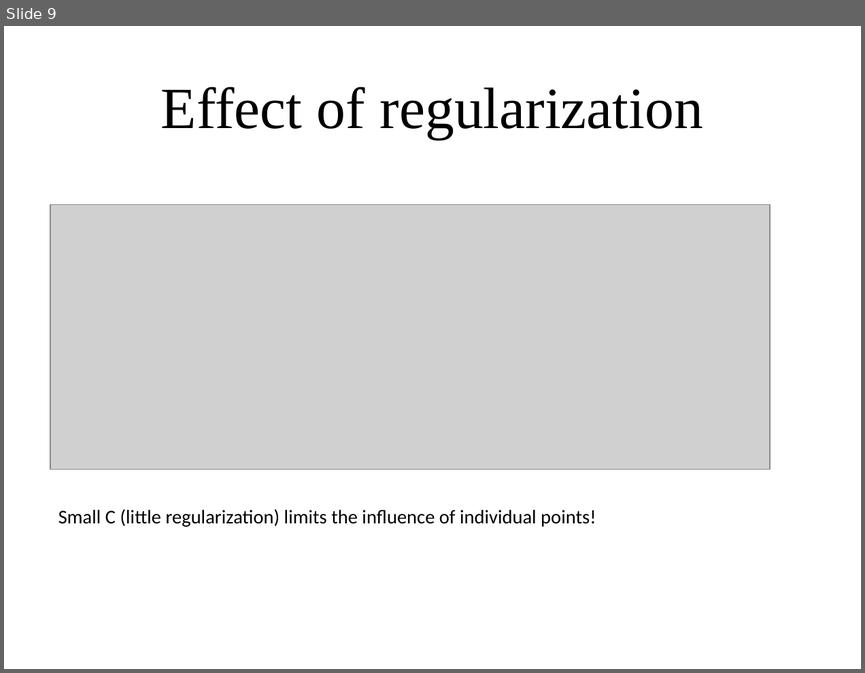
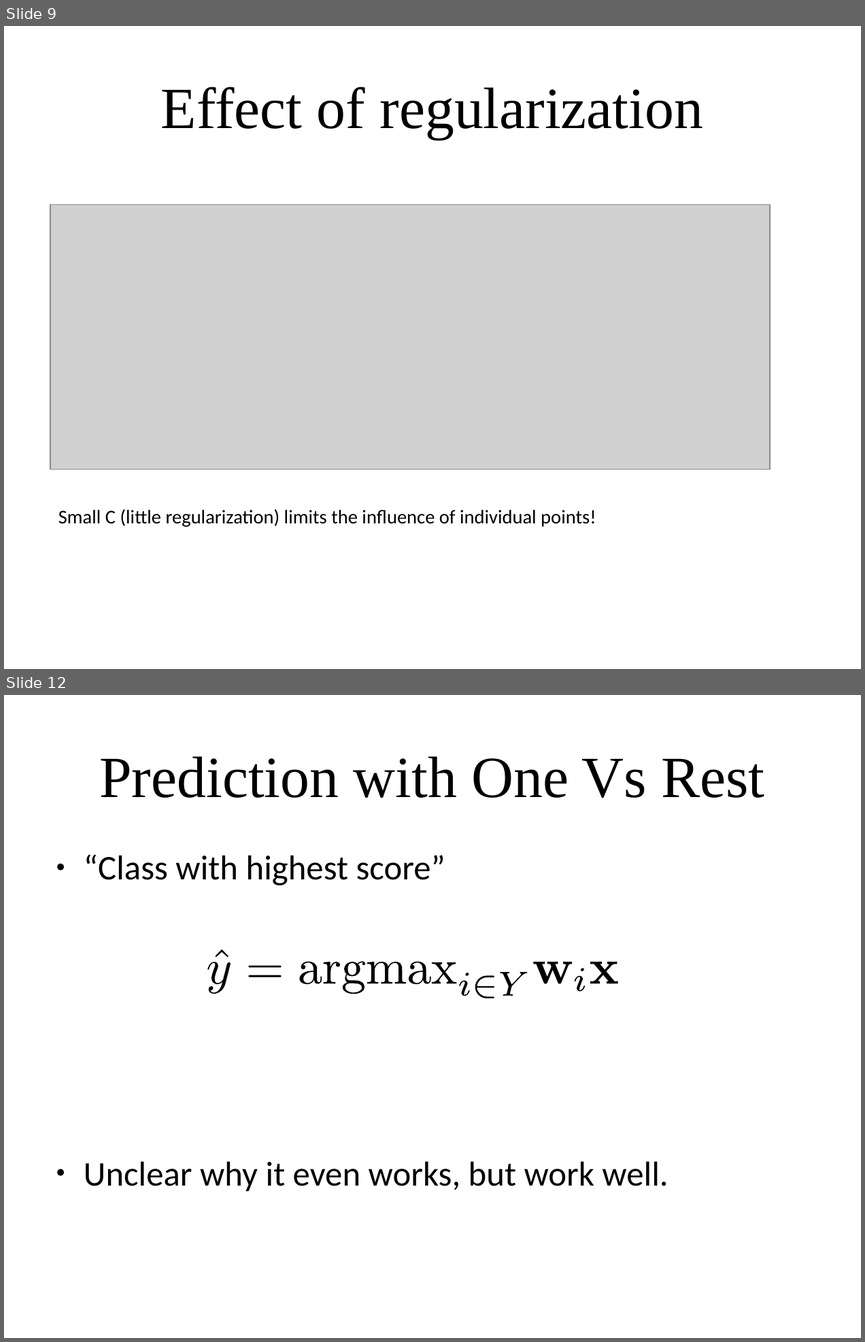
Before and after one commit to amueller/applied_ml_spring_2017, a slide deck: slides/aml-06-020617.odp. Shown one above the other, each under a label of ours: slide 9 before the commit, slides 9 and 12 after it; the slides between them are not shown. The pictures are 865x673 and 865x1342 pixels, drawn with LibreOffice and Linux fonts; fonts in the diff are those of the drawing; grey boxes stand for pictures. Boxes give left, top, right and bottom in pixels: in the first picture for what was removed or moved away, otherwise in the second. Text is boxed around its words. In the diff, an @@ line names an element or a change of style, - is before the commit and + after.

```diff
--- a/slides/aml-06-020617.odp
+++ b/slides/aml-06-020617.odp
@@ slide 12 added at bbox=[4, 695, 861, 1338], background #FFFFFF @@
@@ title added at bbox=[99, 756, 765, 798], 54 pt, text #000000 @@
+Prediction with One Vs Rest
@@ text added at bbox=[84, 854, 668, 1191], 32 pt, text #000000 @@
+● “Class with highest score”
+● Unclear why it even works, but work well.
@@ group added at bbox=[208, 949, 618, 998]: 15 freeform shapes @@
```
Also in this commit, not shown: 1 slide changed, 9 other slides added, 1 slide removed, 1 other file.
